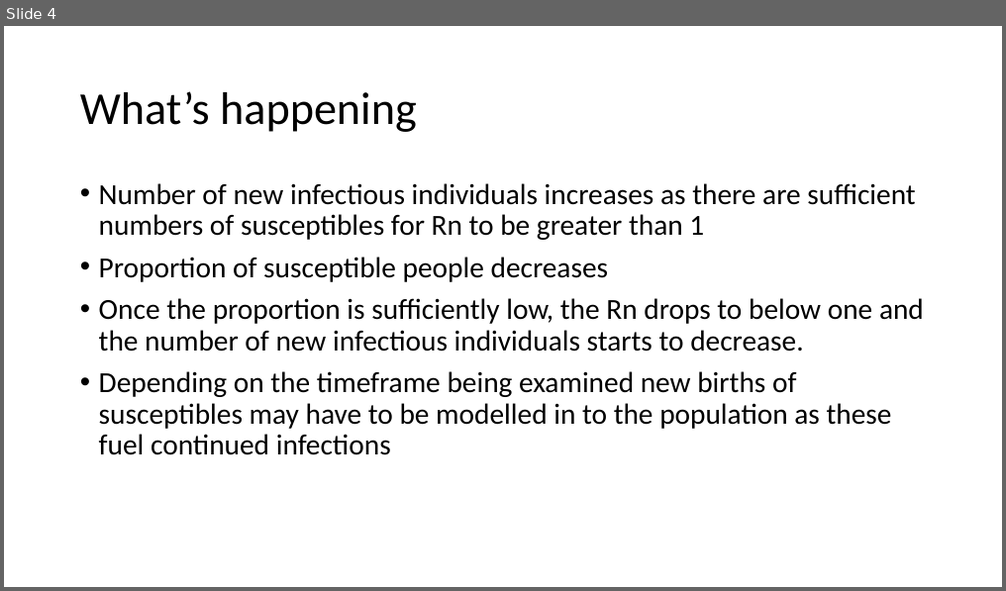
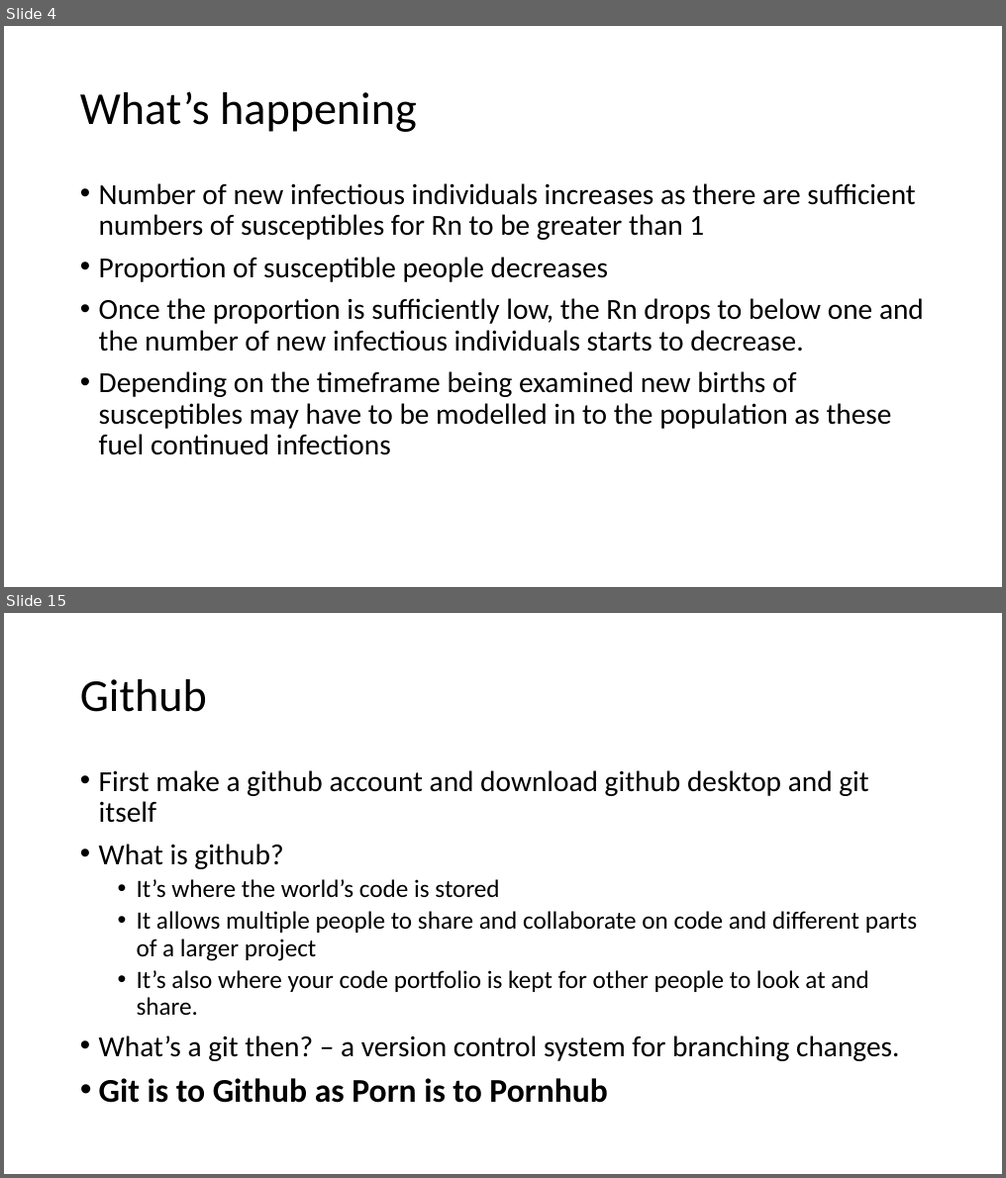
Before and after one commit to CJGRobins/R_Teaching, a slide deck: Session 8/Session 8.pptx. Shown one above the other, each under a label of ours: slide 4 before the commit, slides 4 and 15 after it; the slides between them are not shown. The pictures are 1006x591 and 1006x1178 pixels, drawn with LibreOffice and Linux fonts; fonts in the diff are those of the drawing. Boxes give left, top, right and bottom in pixels: in the first picture for what was removed or moved away, otherwise in the second. Text is boxed around its words. In the diff, an @@ line names an element or a change of style, - is before the commit and + after.

```diff
--- a/Session 8/Session 8.pptx
+++ b/Session 8/Session 8.pptx
@@ slide 15 added at [4, 613, 1002, 1174], background #FFFFFF @@
@@ title added at [80, 679, 207, 712], 44 pt, text #000000 @@
+Github
@@ text added at [99, 770, 917, 1103], 24 pt, text #000000 @@
+• First make a github account and download github desktop and git itself
+• What is github?
+  • It’s where the world’s code is stored
+  • It allows multiple people to share and collaborate on code and different parts of a larger project
+  • It’s also where your code portfolio is kept for other people to look at and share.
+• What’s a git then? – a version control system for branching changes.
+• Git is to Github as Porn is to Pornhub
```
Also in this commit, not shown: 1 slide changed, 13 other slides added, 6 slides removed.
